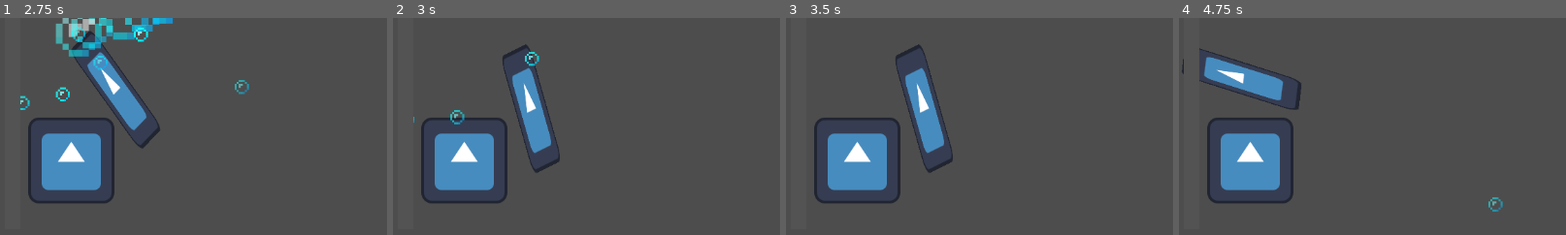
Above: before the commit, frames 1-4 (left to right).
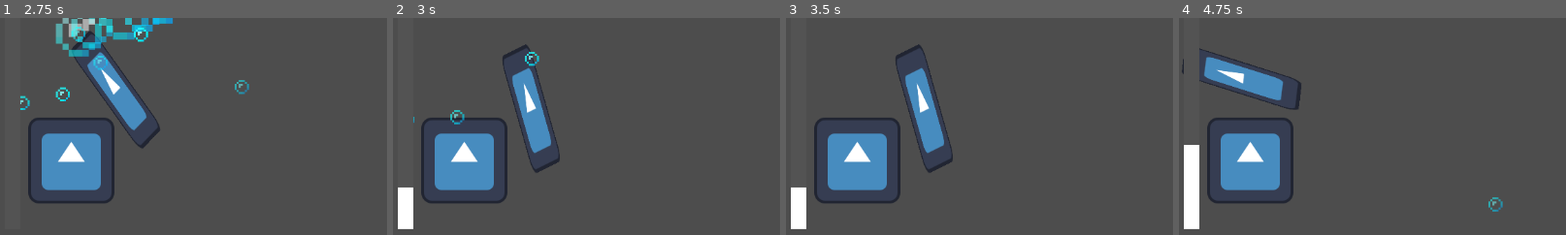
Above: after the commit, the same moments.

Repository: MORF11/gd_sns
Game: Godot game, scene res://magic.tscn
Two runs of this game, one before a commit and one after it. Both use one fixed random seed, a clock stepped at 60 frames per second and the inputs below. This scene is started directly instead of the project's main scene. The engine's default icon, where the game draws it, is replaced by a stand-in: a white triangle on a blue panel in a dark square.
Inputs (mouse positions are % of the whole screen's width and height, from its top left):
- Up to frame 1 (2.75 s): move the mouse to (72, 45) at 0.52 s; hold D (right) 0.53-1.28 s; click (72, 45) at 0.67 s; move the mouse to (30, 55) at 1.27 s; hold A (left) 1.28-2.03 s; move the mouse to (60, 28) at 2.02 s; hold D (right) from 2.03 s (still down)
- Up to frame 2 (3 s): move the mouse to (45, 70) at 2.77 s; release D (right) at 2.78 s; hold W (up) from 2.78 s (still down); click (45, 70) at 2.92 s
- Up to frame 3 (3.5 s): keep holding W (up)
- Up to frame 4 (4.75 s): move the mouse to (80, 65) at 3.52 s; release W (up) at 3.53 s; hold A (left) from 3.53 s (still down); move the mouse to (20, 35) at 4.27 s
The pictures show only the part of the screen within x 0-50%, y 50-100%; the shares and areas given below are measured in that part.

Frame 1 is identical in both runs. In frame 2, 0.8% of the frame differs, in the area x 1-6%, y 78-98%; in frame 3, 0.8%; in frame 4, 1.6%, in the area x 1-6%, y 58-98%.

Commit message:
compeletd adding progress bar

Diff:
--- a/sns_minigames/arrow.gd
+++ b/sns_minigames/arrow.gd
@@ -13,3 +13,4 @@
 		body.del(0.1)
 		$"..".score += 1
 		velocity *= 0.7
+		$"..".get_child(4).add()
--- a/sns_minigames/lvl.gd
+++ b/sns_minigames/lvl.gd
@@ -4,4 +4,5 @@
 
 func add():
 	lvls += 1
-	$".".text = lvls
+	print(1)
+	$".".text = str(lvls)
--- a/sns_minigames/main.tscn
+++ b/sns_minigames/main.tscn
@@ -62,7 +62,8 @@
 offset_right = 629.0
 offset_bottom = 83.0
 theme_override_font_sizes/font_size = 50
-text = "qwe"
+text = "0"
+horizontal_alignment = 1
 script = ExtResource("2_0xm2m")
 
 [connection signal="button_down" from="shield" to="." method="_on_shield_button_down"]
--- a/sns_minigames/plr_mg.gd
+++ b/sns_minigames/plr_mg.gd
@@ -39,4 +39,5 @@
 func _on_area_2d_body_entered(body: Node2D) -> void:
 	if body is StaticBody2D:
 		body.del(0.05)
+		$"../lvl".add()
 		score += 1
--- a/sns_minigames/plr_swr.gd
+++ b/sns_minigames/plr_swr.gd
@@ -34,6 +34,7 @@
 	if body is CharacterBody2D:
 		score += 1
 		body.queue_free()
+		$"../lvl".add()
 
 
 func _process(_delta: float) -> void:
--- a/sns_minigames/prgrs_bar.gd
+++ b/sns_minigames/prgrs_bar.gd
@@ -1,6 +1,9 @@
 extends ProgressBar
+
+@onready var lvl = $"..".get_parent().get_child(5)
 
 func add():
 	value += 10
 	if value > 100:
 		value = 0
+		lvl.add()
Not shown, changed: sns_minigames/bubble.png.import
Not shown, changed: sns_minigames/icon.svg.import
